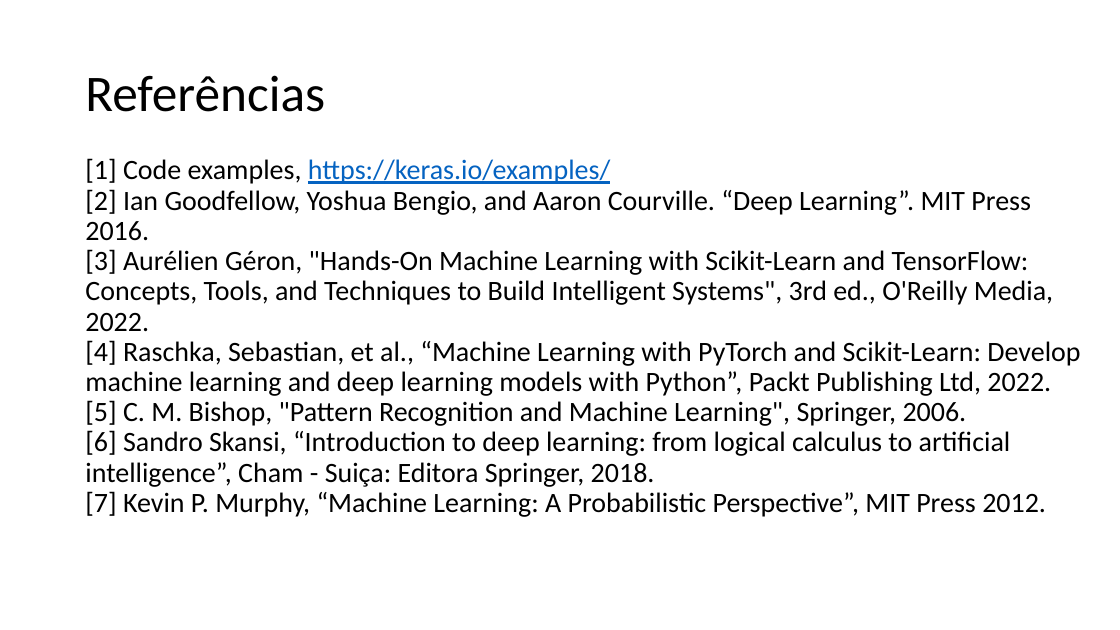
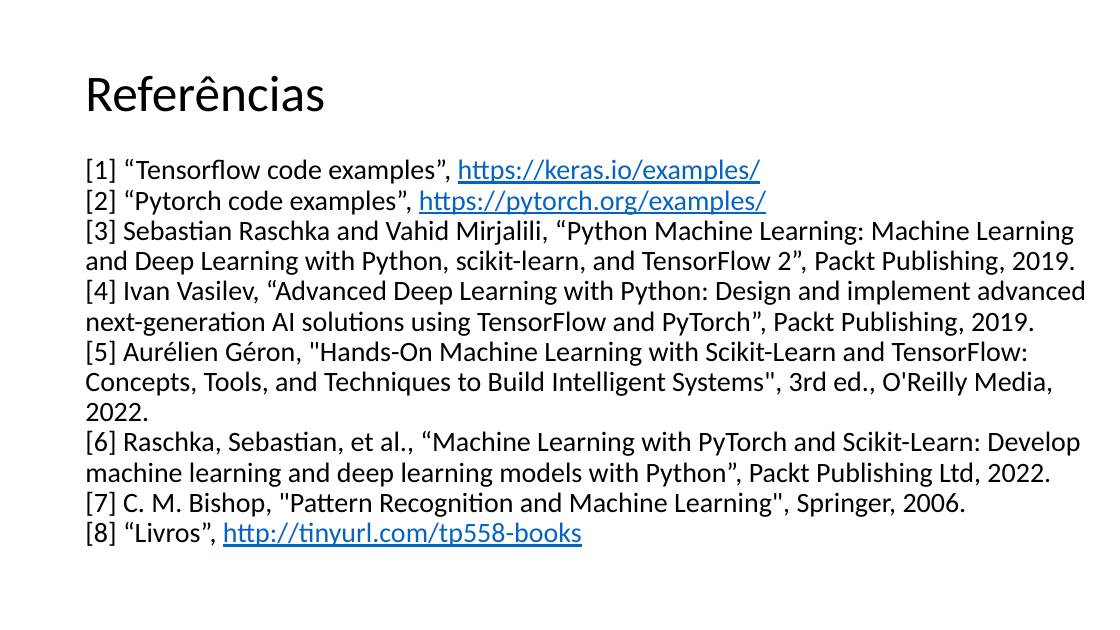
Before and after one commit to zz4fap/tp558-adv-ml, a slide deck: slide 8 of slides/TP558_1_Introdução_ao_curso.pptx. Drawn at 1120x630 pixels with LibreOffice and Linux fonts; fonts in the diff are those of the drawing. Boxes give left, top, right and bottom in pixels: in the first picture for what was removed or moved away, otherwise in the second. Text is boxed around its words. In the diff, an @@ line names an element or a change of style, - is before the commit and + after.

Commit message:
update of slides

```diff
--- a/slides/TP558_1_Introdução_ao_curso.pptx
+++ b/slides/TP558_1_Introdução_ao_curso.pptx
@@ text at box(85, 158, 1086, 547): text changed @@
-[1] Code examples, https://keras.io/examples/
-[2] Ian Goodfellow, Yoshua Bengio, and Aaron Courville. “Deep Learning”. MIT Press 2016.
-[3] Aurélien Géron, "Hands-On Machine Learning with Scikit-Learn and TensorFlow: Concepts, Tools, and Techniques to Build Intelligent Systems", 3rd ed., O'Reilly Media, 2022.
-[4] Raschka, Sebastian, et al., “Machine Learning with PyTorch and Scikit-Learn: Develop machine learning and deep learning models with Python”, Packt Publishing Ltd, 2022.
-[5] C. M. Bishop, "Pattern Recognition and Machine Learning", Springer, 2006.
-[6] Sandro Skansi, “Introduction to deep learning: from logical calculus to artificial intelligence”, Cham - Suiça: Editora Springer, 2018.
-[7] Kevin P. Murphy, “Machine Learning: A Probabilistic Perspective”, MIT Press 2012.
+[1] “Tensorflow code examples”, https://keras.io/examples/
+[2] “Pytorch code examples”, https://pytorch.org/examples/
+[3] Sebastian Raschka and Vahid Mirjalili, “Python Machine Learning: Machine Learning and Deep Learning with Python, scikit-learn, and TensorFlow 2”, Packt Publishing, 2019.
+[4] Ivan Vasilev, “Advanced Deep Learning with Python: Design and implement advanced next-generation AI solutions using TensorFlow and PyTorch”, Packt Publishing, 2019.
+[5] Aurélien Géron, "Hands-On Machine Learning with Scikit-Learn and TensorFlow: Concepts, Tools, and Techniques to Build Intelligent Systems", 3rd ed., O'Reilly Media, 2022.
+[6] Raschka, Sebastian, et al., “Machine Learning with PyTorch and Scikit-Learn: Develop machine learning and deep learning models with Python”, Packt Publishing Ltd, 2022.
+[7] C. M. Bishop, "Pattern Recognition and Machine Learning", Springer, 2006.
+[8] “Livros”, http://tinyurl.com/tp558-books
```
